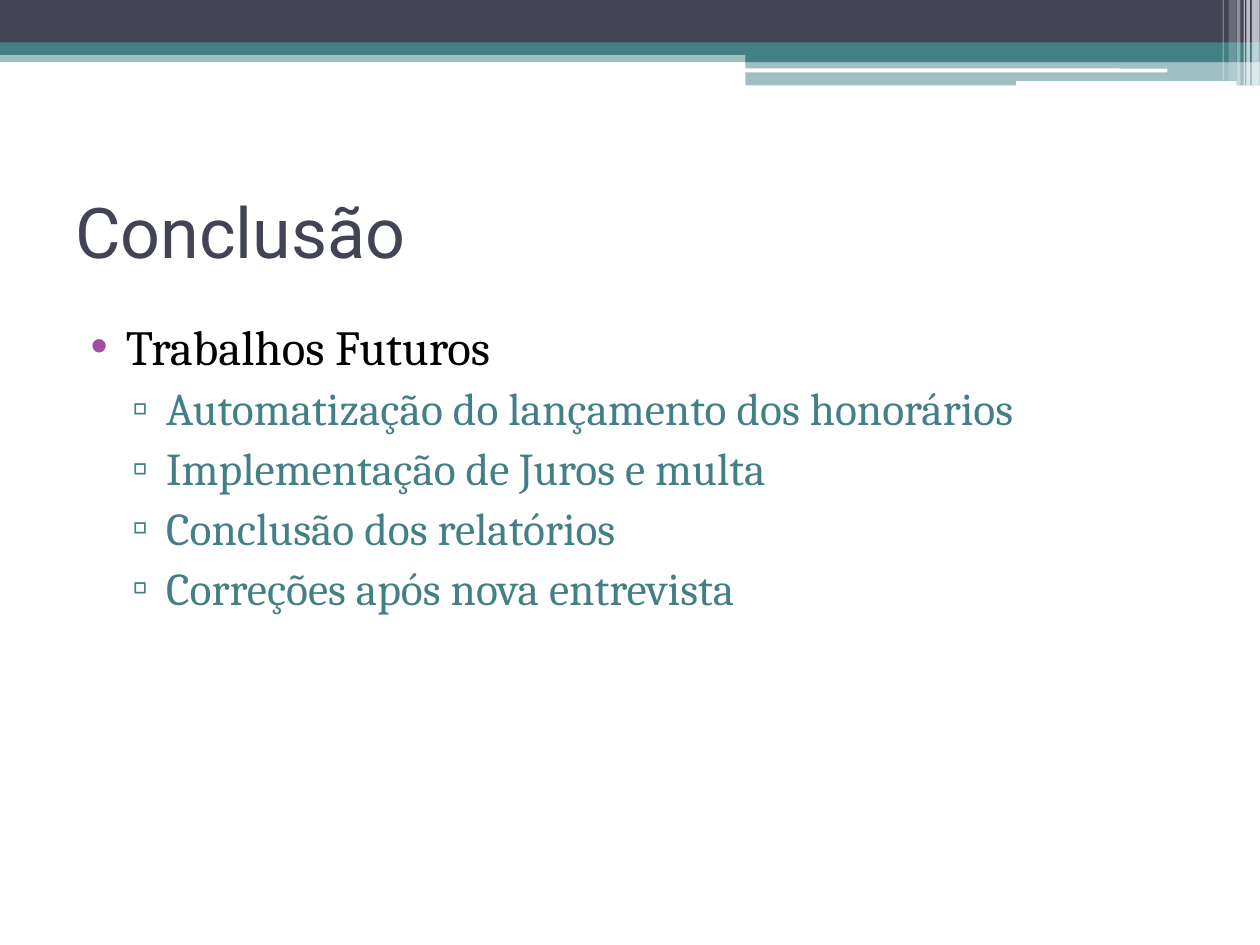
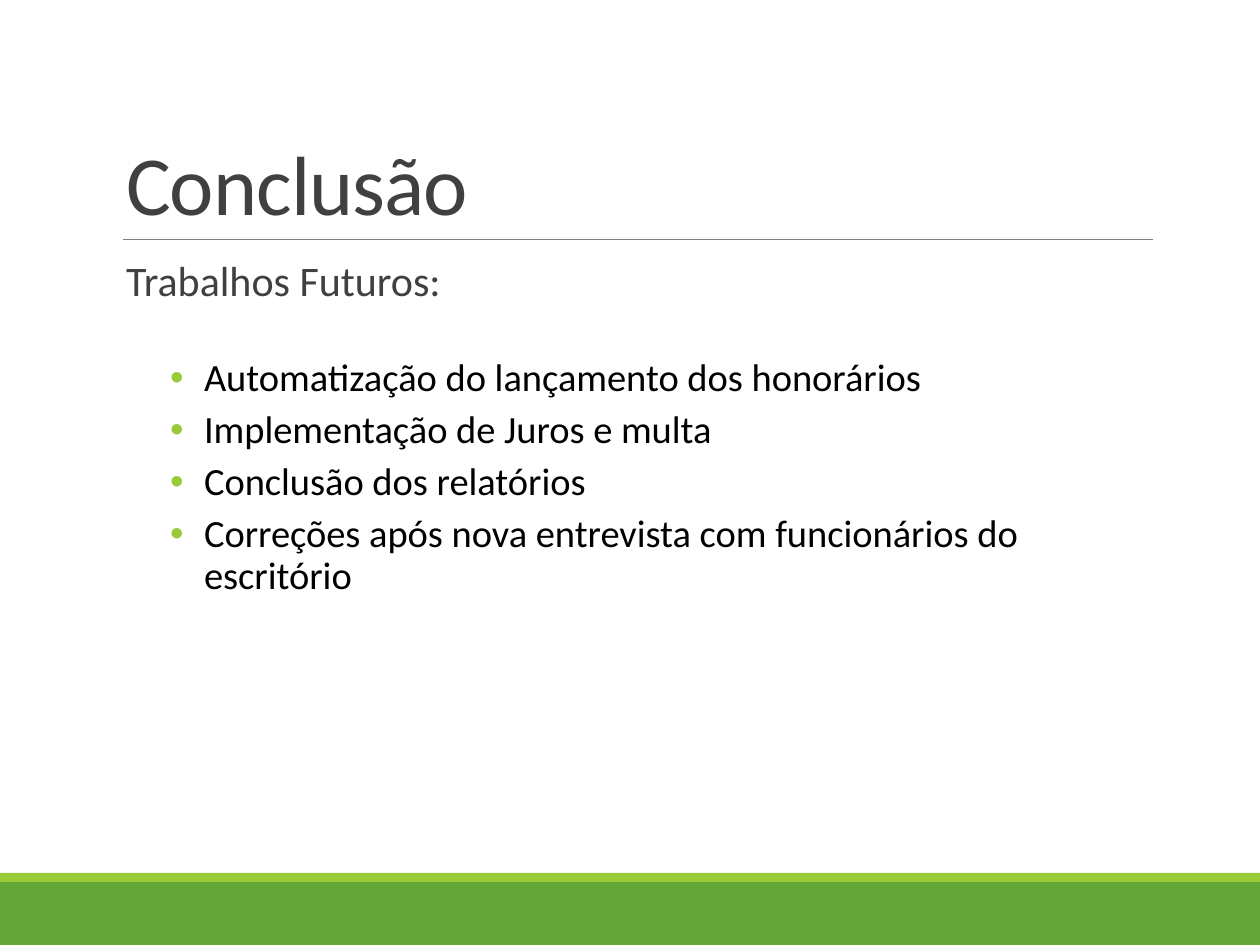
Before and after one commit to luisguipso/tcc, a slide deck: slide 9 of Apresentacao - SICON.pptx (slide 7 before the commit). Drawn at 1260x945 pixels with LibreOffice and Linux fonts; fonts in the diff are those of the drawing. Boxes give left, top, right and bottom in pixels: in the first picture for what was removed or moved away, otherwise in the second. Text is boxed around its words. In the diff, an @@ line names an element or a change of style, - is before the commit and + after.

```diff
--- a/Apresentacao - SICON.pptx
+++ b/Apresentacao - SICON.pptx
@@ rectangle removed at [0,0,1260,43] @@
@@ rectangle removed at [1222,0,1223,81] @@
@@ rectangle removed at [1228,0,1236,81] @@
@@ rectangle removed at [1237,0,1241,86] @@
@@ rectangle removed at [1244,0,1245,86] @@
@@ rectangle removed at [1246,0,1250,86] @@
@@ rectangle removed at [1252,0,1260,86] @@
@@ rectangle removed at [0,50,1260,62] @@
@@ rectangle removed at [0,43,1260,55] @@
@@ title "Conclusão": place and size @@
-title "Conclusão" at [75,205,405,259]
+title "Conclusão" at [126,156,468,216]
@@ title "Conclusão" at [126,156,468,216]: size 40 to 48 pt, font Roboto to Calibri, text colour #424456 to #404040, letter spacing 0 to -0.5 pt; line spacing 1 to 0.85; vertical alignment middle to bottom @@
@@ rectangle removed at [746,49,1260,62] @@
@@ rounded rectangle removed at [745,68,1167,72] @@
@@ rectangle removed at [746,60,1260,86] @@
@@ rounded rectangle removed at [1016,81,1236,86] @@
@@ line added from (123, 239) to (1153, 239), #808080 0.5 pt @@
@@ text "Trabalhos Futuros:": place and size @@
-text "Trabalhos Futuros:" at [126,331,1013,615]
+text "Trabalhos Futuros:" at [126,267,1017,590]
@@ text at [126,267,441,297]: text changed; size 28 to 24 pt; font Cambria to Calibri; text colour #000000 to #404040 @@
-• Trabalhos Futuros
+  Trabalhos Futuros:
@@ text at [204,364,921,496]: size 26 to 22 pt, font Cambria to Calibri, text colour #438086 to #000000 in "Automatização do lançamento dos honorários", "Implementação de Juros e multa", "Conclusão dos relatórios"; bullet ▫ to •; line spacing 1 to 0.9; more space between paragraphs; bullet colour #438086 to #99CB38 @@
@@ text at [204,520,1017,590]: text changed; size 26 to 22 pt; font Cambria to Calibri; text colour #438086 to #000000 @@
-  ▫ Correções após nova entrevista
+  • Correções após nova entrevista com funcionários do escritório
@@ rectangle added at [0,882,1260,945], fill #63A537 @@
@@ rectangle added at [0,873,1260,882], fill #99CB38 @@
```
Also in this commit, not shown: 3 other slides changed, 5 slides added, 3 slides removed, 3 other files.
